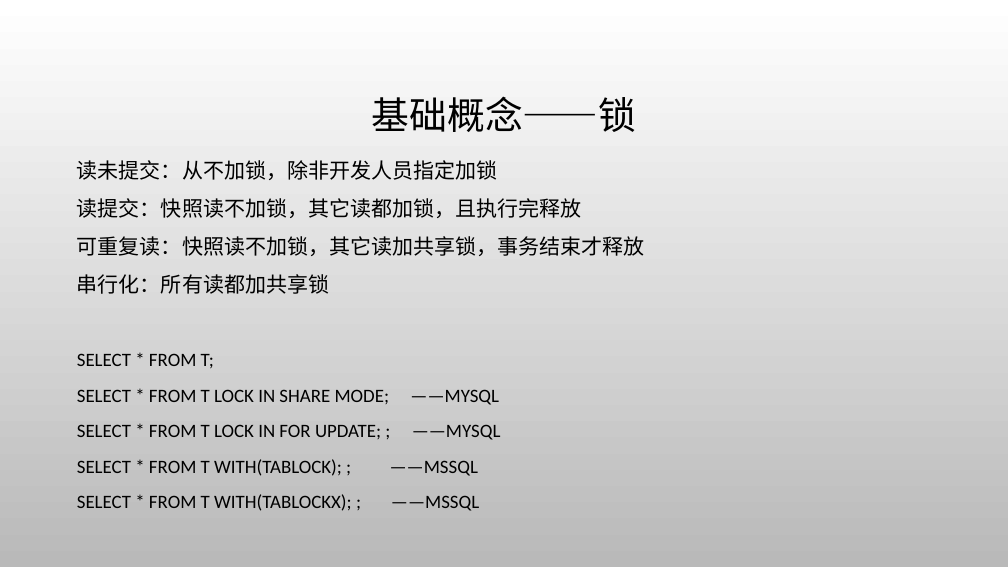
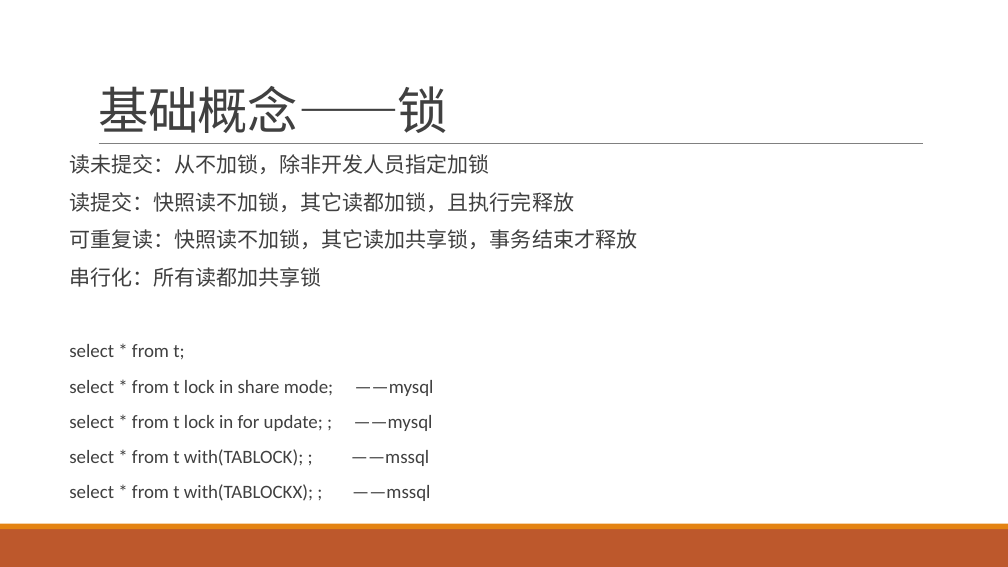
Before and after one commit to jaspone/notes, a slide deck: slide 15 of mysql分享.pptx. Drawn at 1008x567 pixels with LibreOffice and Linux fonts; fonts in the diff are those of the drawing; background and template pictures are left out. Boxes give left, top, right and bottom in pixels: in the first picture for what was removed or moved away, otherwise in the second. Text is boxed around its words. In the diff, an @@ line names an element or a change of style, - is before the commit and + after.

```diff
--- a/mysql分享.pptx
+++ b/mysql分享.pptx
@@ background picture (left out) to #FFFFFF @@
@@ title "基础概念——锁": place and size @@
-title "基础概念——锁" at box(372, 96, 637, 132)
+title "基础概念——锁" at box(98, 86, 448, 133)
@@ title "基础概念——锁" at box(98, 86, 448, 133): size 36 to 48 pt, text colour #000000 to #404040, letter spacing 0 to -0.5 pt; alignment centre to left; line spacing 0.9 to 0.85; vertical alignment middle to bottom @@
@@ line added from (99, 144) to (923, 144), #808080 0.5 pt @@
@@ text at box(69, 154, 637, 287): text colour #000000 to #404040 in "读未提交：从不加锁，除非开发人员指定加锁", "读提交：快照读不加锁，其它读都加锁，且执行完释放", "可重复读：快照读不加锁，其它读加共享锁，事务结束才释放", "串行化：所有读都加共享锁"; line spacing 1.1 to 0.9; more space between paragraphs @@
@@ text at box(69, 344, 434, 501): text changed; text colour #000000 to #404040 @@
-SELECT * FROM T;
-SELECT * FROM T LOCK IN SHARE MODE; ——MYSQL
-SELECT * FROM T LOCK IN FOR UPDATE; ; ——MYSQL
-SELECT * FROM T WITH(TABLOCK); ; ——MSSQL
-SELECT * FROM T WITH(TABLOCKX); ; ——MSSQL
+select * from t;
+select * from t lock in share mode; ——mysql
+select * from t lock in for update; ; ——mysql
+select * from t with(TABLOCK); ; ——mssql
+select * from t with(TABLOCKX); ; ——mssql
@@ rectangle added at box(0, 529, 1008, 567), fill #BD582C @@
@@ rectangle added at box(0, 524, 1008, 529), fill #E48312 @@
```
Also in this commit, not shown: 40 other slides changed.
